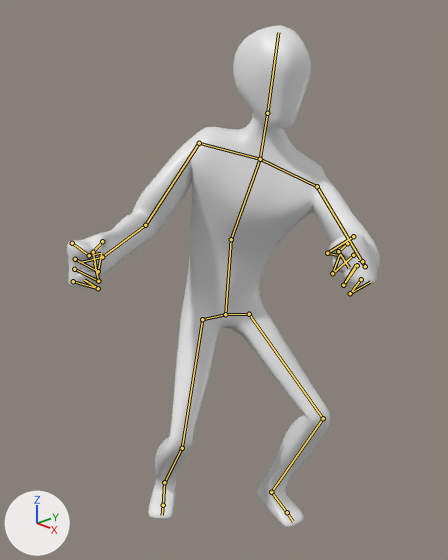
Renders of the Blender file intermediate_assets/blender/dummy.blend from each side of a commit.
Rendered twice from a 50 mm camera at (2.53, -2.43, 2.87) aimed at (0.3, -0.32, 1.76). Lighting does not change. The marker at lower left points along +X, +Y and +Z. Both versions are drawn at frame 20 of the action 'Idle'; the numbers are the values there. The bones that bend it are drawn over the model as lines.
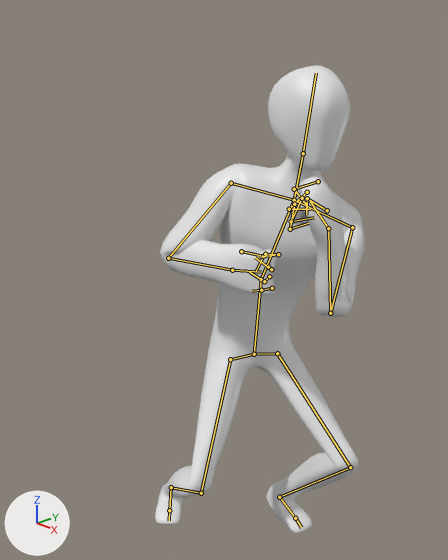
Scene script edits in JSON lines:
```json
{"block": "bone_funny", "where": "bone_funny = bpy.data.objects['Armature'].pose.bones['Funny']"}
{"op": "set", "path": "bone_funny.location", "old": "(-0.055, -0.487, 0.002)", "new": "(0.283, -0.739, 0.032)"}
{"block": "bone_heelik_l", "where": "bone_heelik_l = bpy.data.objects['Armature'].pose.bones['HeelIK.L']"}
{"op": "set", "path": "bone_heelik_l.location", "old": "(0.068, 0.2, 0.0)", "new": "(0.167, 0.2, 0.0)"}
{"block": "bone_elbowik_l", "where": "bone_elbowik_l = bpy.data.objects['Armature'].pose.bones['ElbowIK.L']"}
{"op": "set", "path": "bone_elbowik_l.location", "old": "(-0.396, 0.664, -2.289)", "new": "(-0.277, -0.125, -2.476)"}
{"block": "bone_handik_l", "where": "bone_handik_l = bpy.data.objects['Armature'].pose.bones['HandIK.L']"}
{"op": "set", "path": "bone_handik_l.location", "old": "(-0.217, -0.854, 0.321)", "new": "(-0.498, -0.722, 0.332)"}
{"op": "set", "path": "bone_handik_l.rotation_quaternion", "old": "(0.681, -0.532, -0.493, -0.102)", "new": "(0.234, -0.549, -0.792, -0.114)", "note": "degrees (-95, -51, 38) -> degrees (5, -150, -71)"}
{"block": "bone_heelik_r", "where": "bone_heelik_r = bpy.data.objects['Armature'].pose.bones['HeelIK.R']"}
{"op": "set", "path": "bone_heelik_r.location", "old": "(-0.262, -0.466, 0.02)", "new": "(-0.162, -0.466, 0.02)"}
{"block": "bone_elbowik_r", "where": "bone_elbowik_r = bpy.data.objects['Armature'].pose.bones['ElbowIK.R']"}
{"op": "set", "path": "bone_elbowik_r.location", "old": "(0.231, -1.545, -1.466)", "new": "(0.678, -1.818, -1.479)"}
{"block": "bone_handik_r", "where": "bone_handik_r = bpy.data.objects['Armature'].pose.bones['HandIK.R']"}
{"op": "set", "path": "bone_handik_r.location", "old": "(1.586, -1.072, 1.295)", "new": "(2.198, -1.219, 0.652)"}
{"op": "set", "path": "bone_handik_r.rotation_quaternion", "old": "(0.456, -0.471, 0.578, 0.485)", "new": "(-0.084, 0.047, 0.702, 0.701)", "note": "degrees (-49, 100, 36) -> degrees (-90, -169, 3)"}
```

Boxes [x1, y1, x2, y2] around the edits, measured in the pictures (448 x 560 px):
```json
{"object": "Mesh", "change": "posed", "before": [67, 25, 380, 528], "after": [155, 65, 365, 533], "on screen": "33% narrower, 7% shorter"}
```
